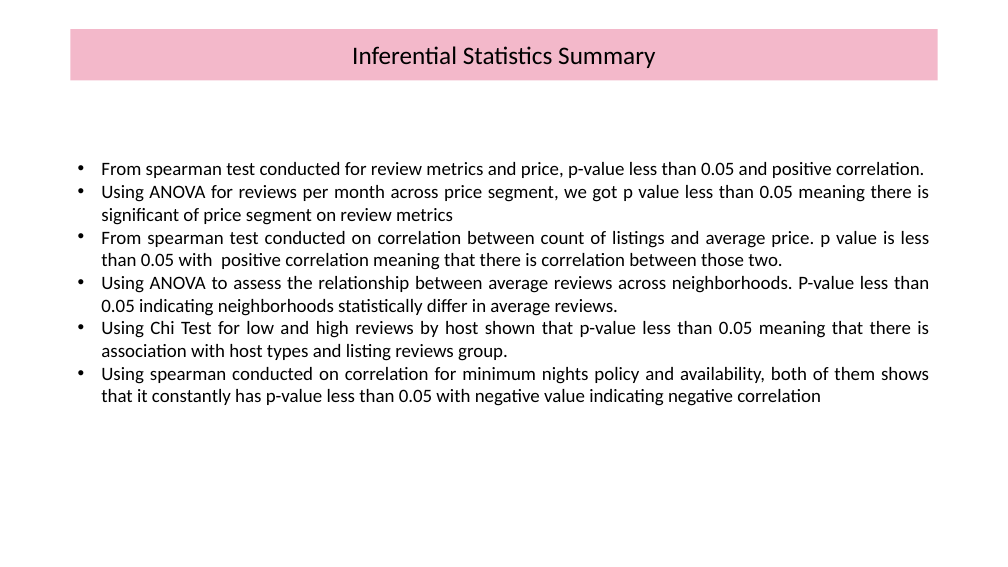
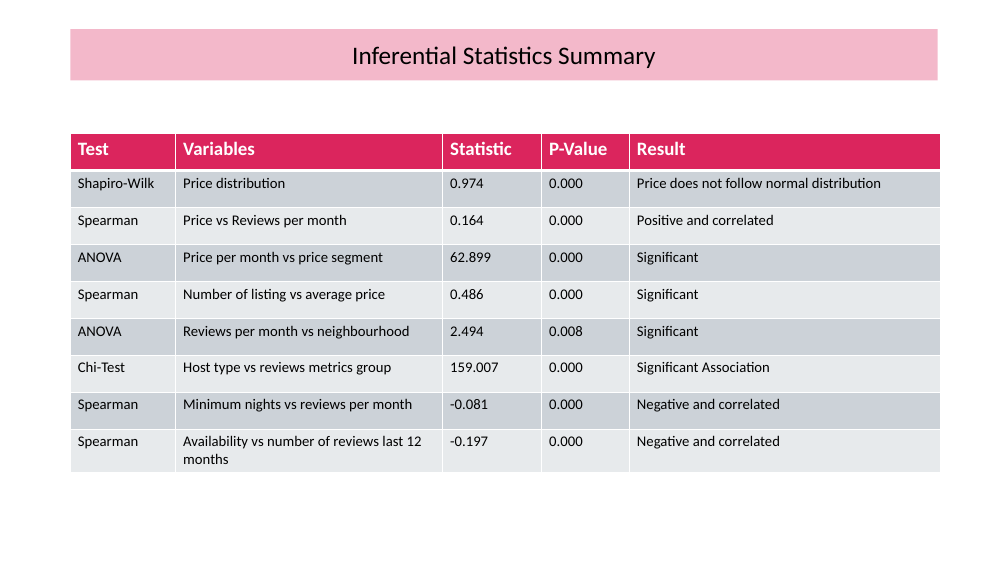
Before and after one commit to YonathanHH/DataAnalysis_BangkokAirBNB_Backpackers, a slide deck: slide 13 of Capstone_Project_2_Presentation.pptx. Drawn at 1008x567 pixels with LibreOffice and Linux fonts; fonts in the diff are those of the drawing; background and template pictures are left out. Boxes give left, top, right and bottom in pixels: in the first picture for what was removed or moved away, otherwise in the second. Text is boxed around its words. In the diff, an @@ line names an element or a change of style, - is before the commit and + after.

```diff
--- a/Capstone_Project_2_Presentation.pptx
+++ b/Capstone_Project_2_Presentation.pptx
@@ table added at (x1=70, y1=134, x2=940, y2=473), 9 rows, 5 columns @@
+Test | Variables | Statistic | P-Value | Result
+Shapiro-Wilk | Price distribution | 0.974 | 0.000 | Price does not follow normal distribution
+Spearman | Price vs Reviews per month | 0.164 | 0.000 | Positive and correlated
+ANOVA | Price per month vs price segment | 62.899 | 0.000 | Significant
+Spearman | Number of listing vs average price | 0.486 | 0.000 | Significant
+ANOVA | Reviews per month vs neighbourhood | 2.494 | 0.008 | Significant
+Chi-Test | Host type vs reviews metrics group | 159.007 | 0.000 | Significant Association
+Spearman | Minimum nights vs reviews per month | -0.081 | 0.000 | Negative and correlated
+Spearman | Availability vs number of reviews last 12 months | -0.197 | 0.000 | Negative and correlated
@@ text removed at (x1=101, y1=162, x2=929, y2=406) @@
-• From spearman test conducted for review metrics and price, p-value less than 0.05 and positive correlation.
-• Using ANOVA for reviews per month across price segment, we got p value less than 0.05 meaning there is significant of price segment on review metrics
-• From spearman test conducted on correlation between count of listings and average price. p value is less than 0.05 with positive correlation meaning that there is correlation between those two.
-• Using ANOVA to assess the relationship between average reviews across neighborhoods. P-value less than 0.05 indicating neighborhoods statistically differ in average reviews.
-• Using Chi Test for low and high reviews by host shown that p-value less than 0.05 meaning that there is association with host types and listing reviews group.
-• Using spearman conducted on correlation for minimum nights policy and availability, both of them shows that it constantly has p-value less than 0.05 with negative value indicating negative correlation
```
Also in this commit, not shown: 5 other slides changed, 1 other file.
